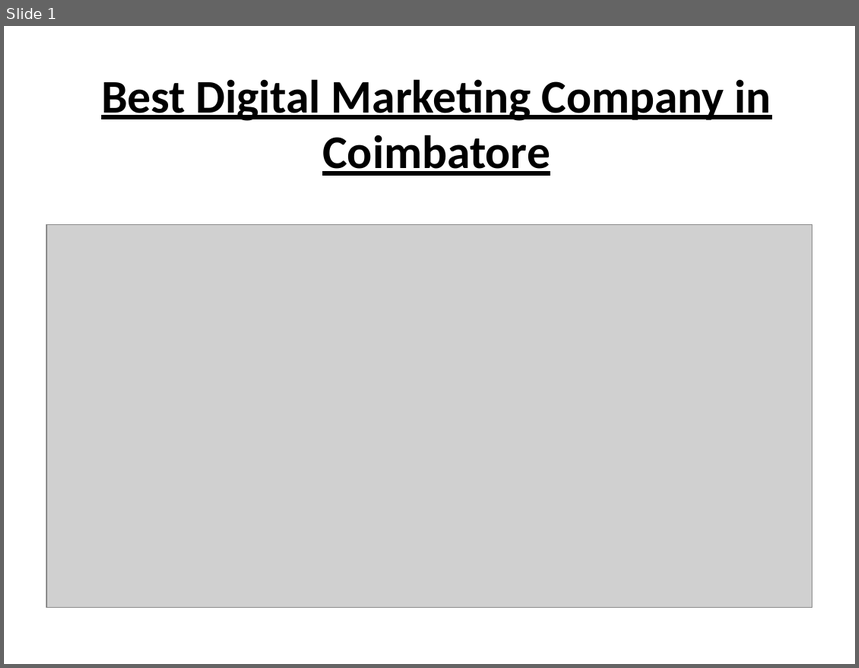
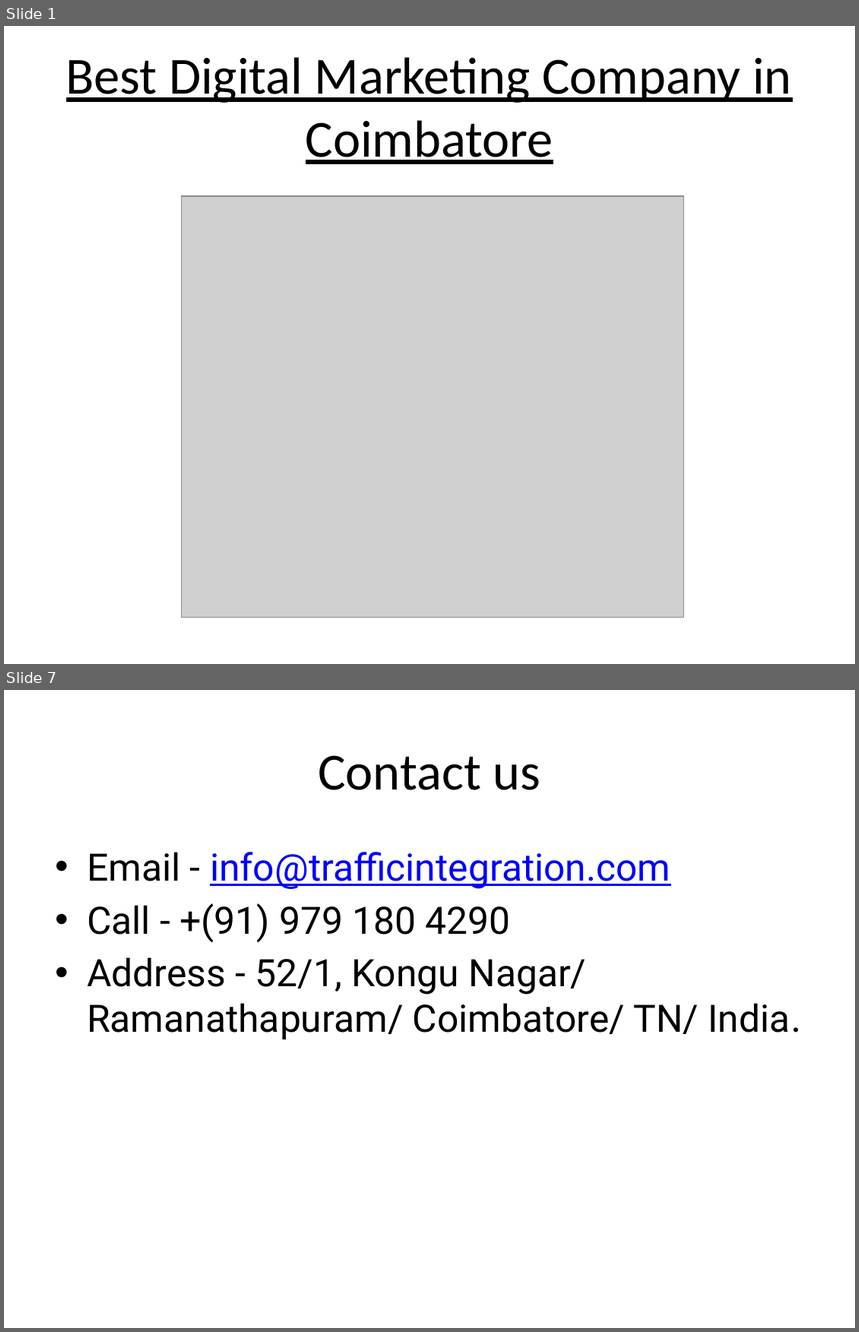
Before and after one commit to ShankarRamesh/Digital-Marketing-Company-in-Coimbatore, a slide deck: Best Digital Marketing Company in Coimbatore.pptx. Shown one above the other, each under a label of ours: slide 1 before the commit, slides 1 and 7 after it; the slides between them are not shown. The pictures are 859x668 and 859x1332 pixels, drawn with LibreOffice and Linux fonts; fonts in the diff are those of the drawing; grey boxes stand for pictures. Boxes give left, top, right and bottom in pixels: in the first picture for what was removed or moved away, otherwise in the second. Text is boxed around its words. In the diff, an @@ line names an element or a change of style, - is before the commit and + after.

```diff
--- a/Best Digital Marketing Company in Coimbatore.pptx
+++ b/Best Digital Marketing Company in Coimbatore.pptx
@@ slide 7 added at (4,690,855,1328), background #FFFFFF @@
@@ title added at (318,755,541,790), 44 pt, text #000000 @@
+Contact us
@@ text added at (87,852,800,1040), 32 pt, text #000000 @@
+• Email - info@trafficintegration.com
+• Call - +(91) 979 180 4290
+• Address - 52/1, Kongu Nagar/ Ramanathapuram/ Coimbatore/ TN/ India.
@@ slide 1 changed as well @@
@@ title "Best Digital Marketing Company in ...": place and size @@
-title "Best Digital Marketing Company in ..." at (101,79,772,176)
+title "Best Digital Marketing Company in ..." at (66,57,792,164)
@@ title "Best Digital Marketing Company in ..." at (66,57,792,164): size 39.6 to 44 pt, bold off @@
@@ picture: place and size @@
-picture at (47,224,813,607)
+picture at (181,196,683,617)
```
Also in this commit, not shown: 1 other slide changed, 4 other slides added, 4 slides removed, 1 other file.
